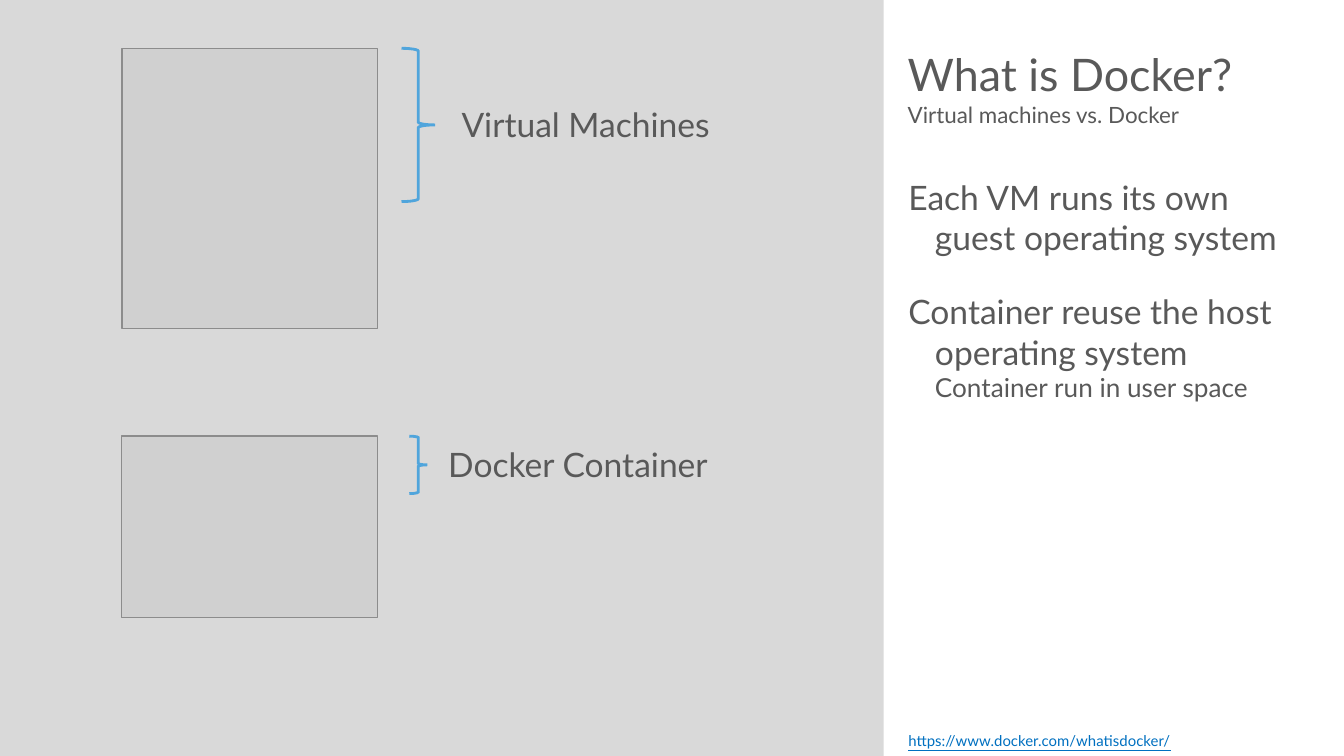
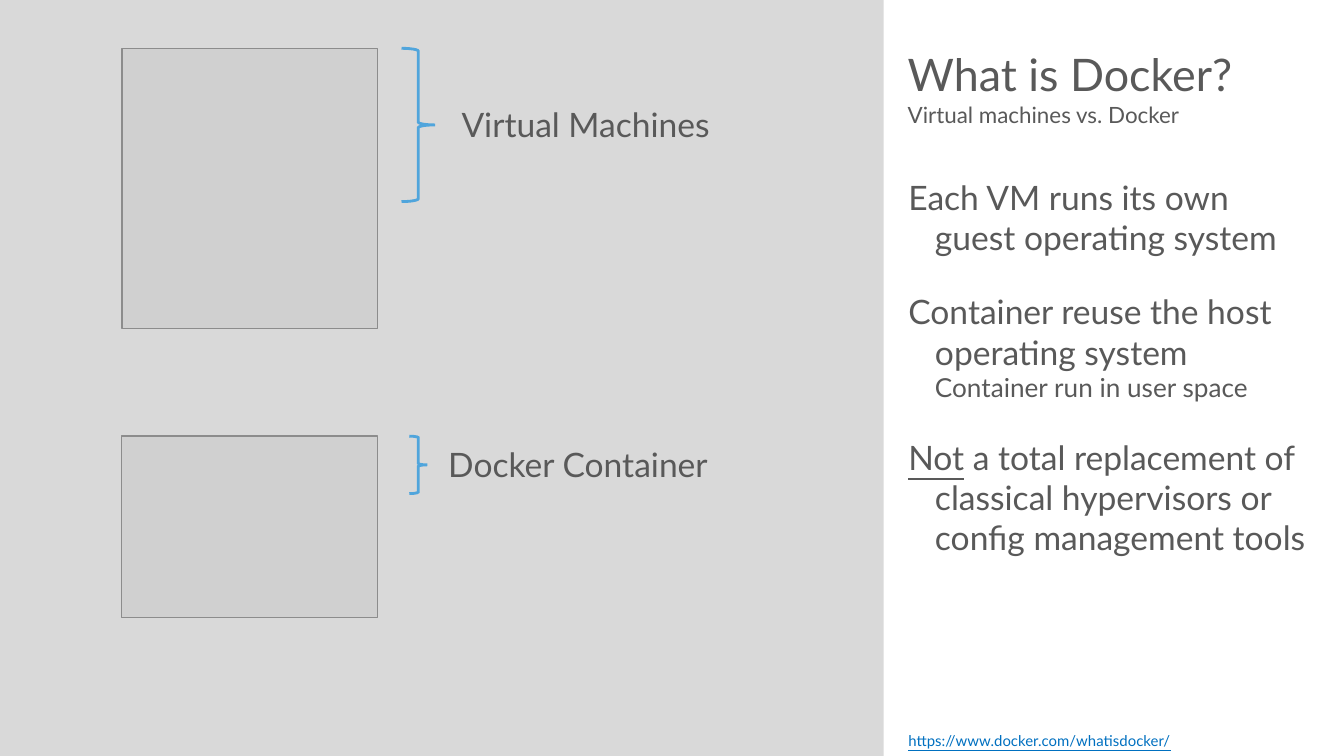
Before and after one commit to rstropek/DockerVS2015Intro, a slide deck: slide 4 of slides/Docker-Workshop.pptx. Drawn at 1344x756 pixels with LibreOffice and Linux fonts; fonts in the diff are those of the drawing; grey boxes stand for pictures. Boxes give left, top, right and bottom in pixels: in the first picture for what was removed or moved away, otherwise in the second. Text is boxed around its words. In the diff, an @@ line names an element or a change of style, - is before the commit and + after.

```diff
--- a/slides/Docker-Workshop.pptx
+++ b/slides/Docker-Workshop.pptx
@@ text at (908, 445, 1306, 556): paragraph added @@
+Not a total replacement of classical hypervisors or config management tools
```
Also in this commit, not shown: 1 other slide changed, 3 slides added, 1 other file.
